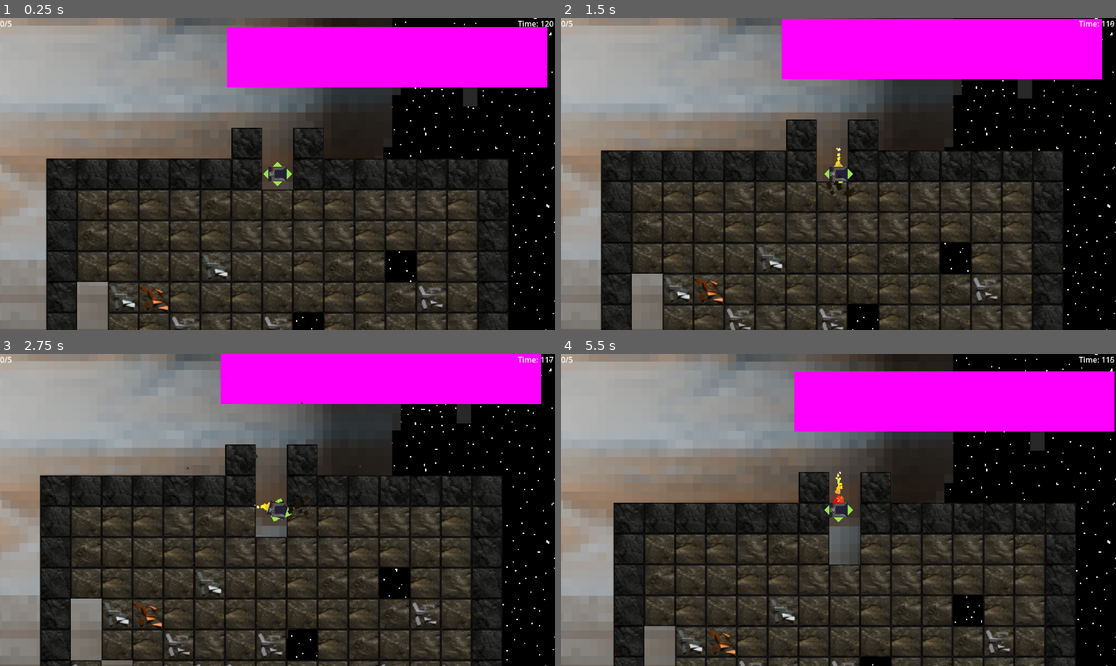
Above: before the commit, frames 1-4 (two rows, left to right).
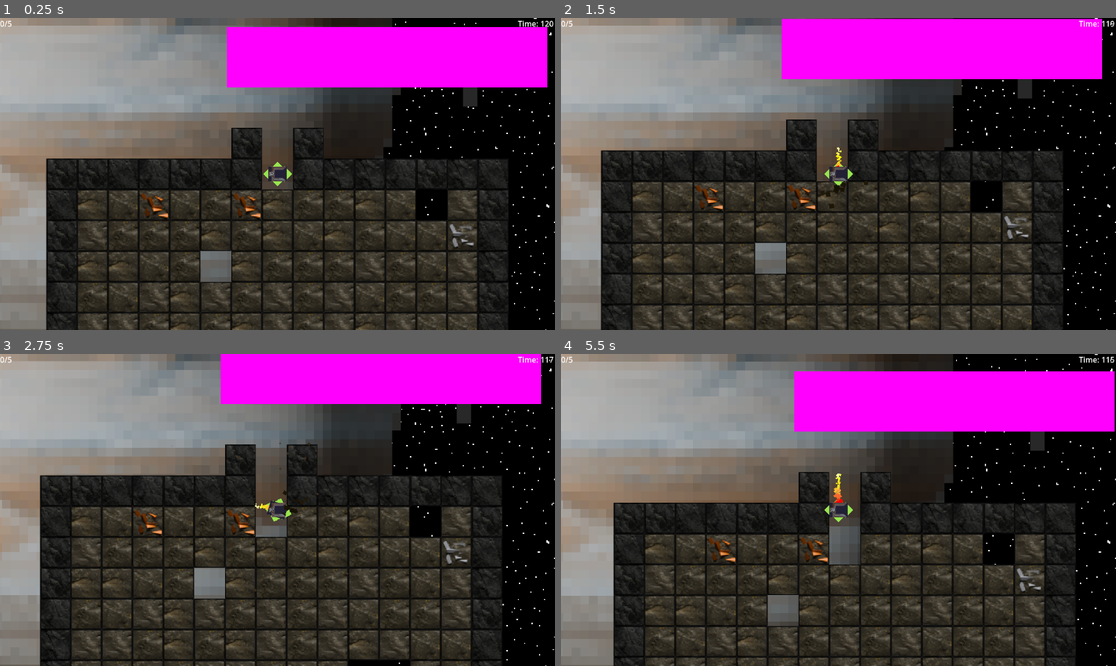
Above: after the commit, the same moments.

Repository: MissionToPsyche-Iridium/iridium_21q_web_game-csu
Game: Godot game, scene res://Scenes/pre.tscn
Two runs of this game, one before a commit and one after it. Both use one fixed random seed, a clock stepped at 60 frames per second and the inputs below.
Inputs:
- Up to frame 1 (0.25 s): no input
- Up to frame 2 (1.5 s): hold D (right) 0.53-1.28 s; tap Space (Leave) at 0.6, 1.35 s; hold S (down) from 1.28 s (still down)
- Up to frame 3 (2.75 s): release S (down) at 2.03 s; hold D (right) from 2.03 s (still down); tap Space (Leave) at 2.1 s
- Up to frame 4 (5.5 s): release D (right) at 2.78 s; hold W (up) 2.78-3.53 s; tap Space (Leave) every 0.75 s from 2.85 to 5.1 s; hold A (left) 3.53-5.03 s; tap Enter at 4.25 s; hold S (down) from 5.03 s (still down)

The runs differ from the first frame. In frame 1, 7.6% of the frame differs, in the area x 8-92%, y 45-100%; in frame 2, 8.4%; in frame 3, 8.8%, in the area x 7-91%, y 7-100%; in frame 4, 6.8%.

Commit message:
Rewrote mine code from a chance system to a set ammt of ores. Added dronestats get_list_of_stats()

Diff:
--- a/scripts/dronestats.gd
+++ b/scripts/dronestats.gd
@@ -16,3 +16,17 @@
 
 @onready var rerollcost: int = 5 #Base reroll cost, inc by 2 every reroll.
 @onready var rerollinc: int = 2 #Inc reroll cost.
+
+func get_list_of_stats() -> Dictionary:
+	#Returns a dict list of names and values of all drone stats.
+	var dict: Dictionary = {
+		"Grabber Cooldown" = grabbercooldown,
+		"Grabber Speed" = grabberspeed,
+		"Grabber Range" = grabberrange,
+		"Drill Speed" = drillspeed,
+		"Dill Power" = drillstr,
+		"Drone Speed" = dronespeed,
+		"Luck" = droneluck,
+		"Tube Speed" = tubespeed,
+	}
+	return dict
--- a/scripts/mine.gd
+++ b/scripts/mine.gd
@@ -18,15 +18,14 @@
 #5 = Cobalt
 #6 TODO = Gold
 #7 TODO = Cinnabar
-var chancedict = { #Chance of ore spawning. Values MUST equal 100 or weird things happen.
-	0: 7,
-	1: 80,
-	2: 10,
-	3: 2,
-	#4 will never have a chance.
-	5: 1,
+@export var orereq = { #How many ores this mine we will spawn. 0 counts as an ore here.
+	0: 5,
+	2: 5,
+	3: 5,
+	5: 0,
 }
-var orecount = { #Dict to hold the count of blocks.
+
+var orecount = { #Dict to hold the count of tiles.
 	0: 0,
 	1: 0,
 	2: 0,
@@ -39,7 +38,7 @@
 	#Dict to get the Vector2 pos of said ore on the sprite sheet.
 	#Arrs are randomly picked, while single values are always selected.
 	1: [Vector2(0,0), Vector2(0,1), Vector2(0,2), Vector2(0,3)],
-	2: [Vector2(2,0), Vector2(2,1)],
+	2: [Vector2(2,0), Vector2(2,1), Vector2(2,2)],
 	3: Vector2(1,0),
 	4: [Vector2(3,0), Vector2(3,1), Vector2(3,2), Vector2(3,3)],
 	5: [Vector2(4, 0), Vector2(4, 1)]
@@ -99,41 +98,35 @@
 
 func init_grid_array(h, w):
 	#Function to setup the grid, takes in h and w to get the height and width of the 2d array.
-	#Puts this all in the grid var, sets all IDs of the grid to 1.
+	#Puts this all in the grid var, sets all IDs of the grid to 1, except for the edges, which are 4.
 	for x in range(h):
 		var col = []
 		for y in range(w):
-			col.append(1)
+			if x == 0 or x == width-1:
+				col.append(4)
+			elif y == 0 or y == height-1:
+				col.append(4)
+			else:
+				col.append(1)
 		grid.append(col)
-func gen_rock_seed(x,y):
-	if x == 0 or x == width-1:
-		return 4
-	if y == 0 or y == height-1:
-		return 4
-	if x < layersbeforegen:
-		return 1
-	else:
-		var numb: int = randi_range(0,100)
-		for key in chancedict:
-			var value = chancedict[key]
-			if (numb < value):
-				return key
-			numb = numb - value
-			pass
-		return numb
-		pass
-	pass
 func log_grid_array():
 	print("===GRID ARRAY===")
 	for item in grid:
 		print(item)
 	print("=========")
 func rand_grid_array_with_seed():
-	for row in range(height):
-		for item in range(width):
-			#Up to this point we have a 1x1 pocket of ore but we wish to do random shapes, another pass is needed.
-			grid[row][item] = gen_rock_seed(row, item)
-			pass
+#Places ores on the mine.
+	for key in orereq:
+		while orereq[key] > 0:
+			var randx = randi_range(0, width-1)
+			var randy = randi_range(0+layersbeforegen, height-1)
+			if grid[randx][randy] == 1: # If the grid has a rock in the place we wish to gen.
+				grid[randx][randy] = key
+				orereq[key] -= 1 #Remove 1 ore from that key.
+				pass
+			else:
+				pass
+		pass
 	pass
 
 func count_ores():
